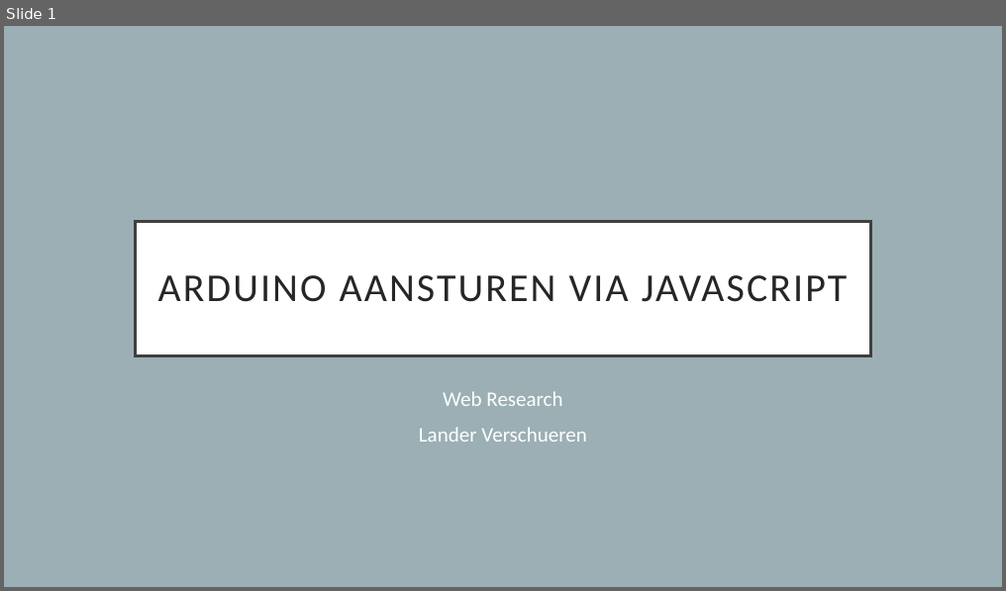
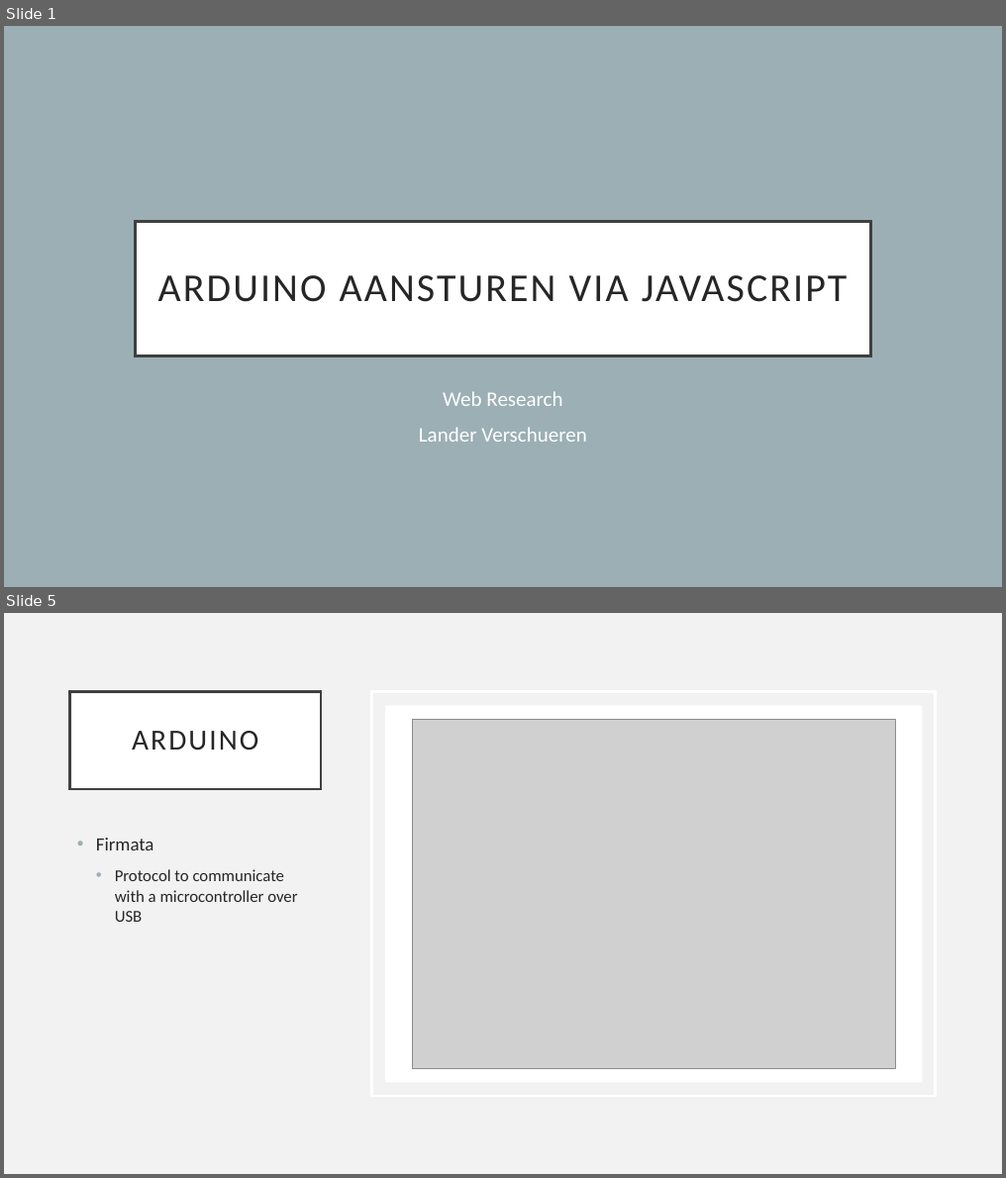
Before and after one commit to LanderVerschueren/Web-Research, a slide deck: Proof of Concept/ppt/arduino.pptx. Shown one above the other, each under a label of ours: slide 1 before the commit, slides 1 and 5 after it; the slides between them are not shown. The pictures are 1006x591 and 1006x1178 pixels, drawn with LibreOffice and Linux fonts; fonts in the diff are those of the drawing; grey boxes stand for pictures. Boxes give left, top, right and bottom in pixels: in the first picture for what was removed or moved away, otherwise in the second. Text is boxed around its words. In the diff, an @@ line names an element or a change of style, - is before the commit and + after.

```diff
--- a/Proof of Concept/ppt/arduino.pptx
+++ b/Proof of Concept/ppt/arduino.pptx
@@ slide 5 added at (4, 613, 1002, 1174), background #F2F2F2 @@
@@ title added at (70, 691, 321, 789), fill #FFFFFF, outline #404040 2.5 pt, 28 pt, text #262626 @@
+ARDUINO
@@ rectangle added at (371, 691, 936, 1096), outline #FFFFFF 2.5 pt @@
@@ rectangle added at (385, 705, 922, 1082), fill #FFFFFF @@
@@ picture added at (412, 719, 896, 1069) @@
@@ text added at (96, 838, 297, 922), 16 pt, text #262626 @@
+• Firmata
+  • Protocol to communicate with a microcontroller over USB
```
Also in this commit, not shown: 2 slides changed, 3 other slides added, 2 slides removed, 18 other files.
